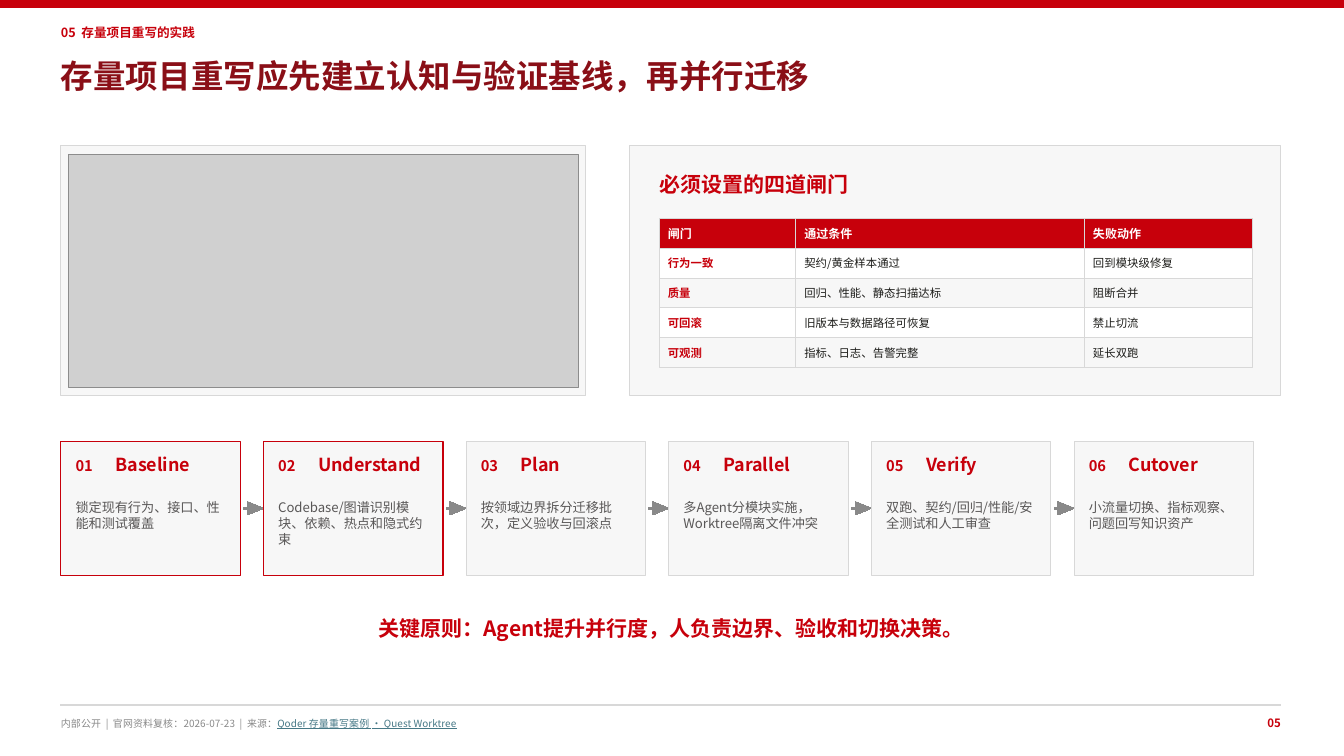
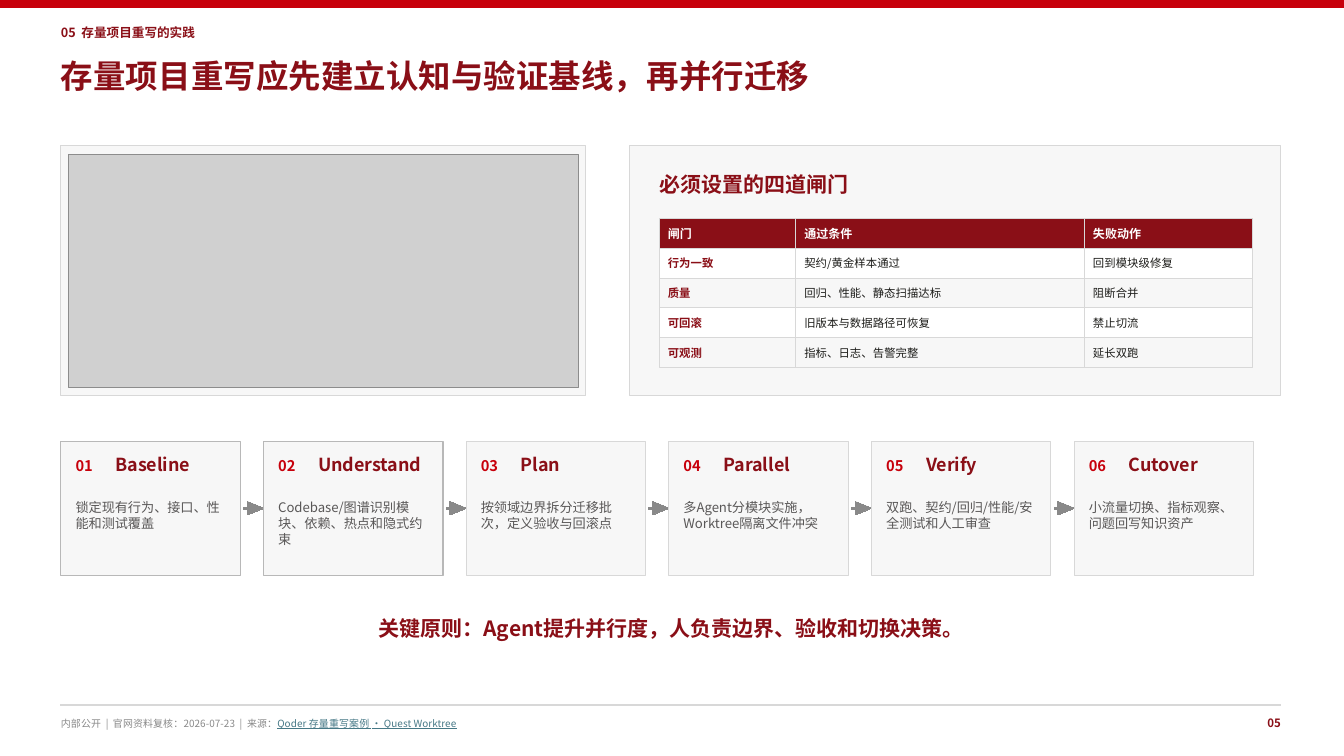
Before and after one commit to peter-liu1997/ai-solution-reports, a slide deck: slide 6 of AI-Coding-工具能力赋能-16页华为企业方案风格版.pptx. Drawn at 1344x756 pixels with LibreOffice and Linux fonts; fonts in the diff are those of the drawing; grey boxes stand for pictures. Boxes give left, top, right and bottom in pixels: in the first picture for what was removed or moved away, otherwise in the second. Text is boxed around its words. In the diff, an @@ line names an element or a change of style, - is before the commit and + after.

```diff
--- a/AI-Coding-工具能力赋能-16页华为企业方案风格版.pptx
+++ b/AI-Coding-工具能力赋能-16页华为企业方案风格版.pptx
@@ fill #C7000B to #8A0F17 in 3 elements at <box>659,219,796,249</box>, <box>797,219,1085,249</box>, <box>1085,219,1253,249</box> @@
@@ rectangle at <box>60,442,240,576</box>: outline #C7000B 0.75 pt to #B8B8B8 0.75 pt @@
@@ rectangle at <box>263,442,443,576</box>: outline #C7000B 0.75 pt to #B8B8B8 0.75 pt @@
@@ text colour #C7000B to #8A0F17 in 14 elements at <box>61,26,195,38</box>, <box>115,456,190,472</box>, <box>318,456,421,472</box>, <box>521,456,560,472</box>, <box>723,456,790,472</box>, <box>926,456,977,475</box>, <box>1129,457,1198,472</box>, <box>659,174,848,194</box>, <box>668,257,714,268</box>, <box>668,285,691,300</box>, <box>668,315,702,330</box>, <box>668,347,702,358</box>, <box>378,618,963,641</box>, <box>1267,718,1281,727</box> @@
```
Also in this commit, not shown: 15 other slides changed.
